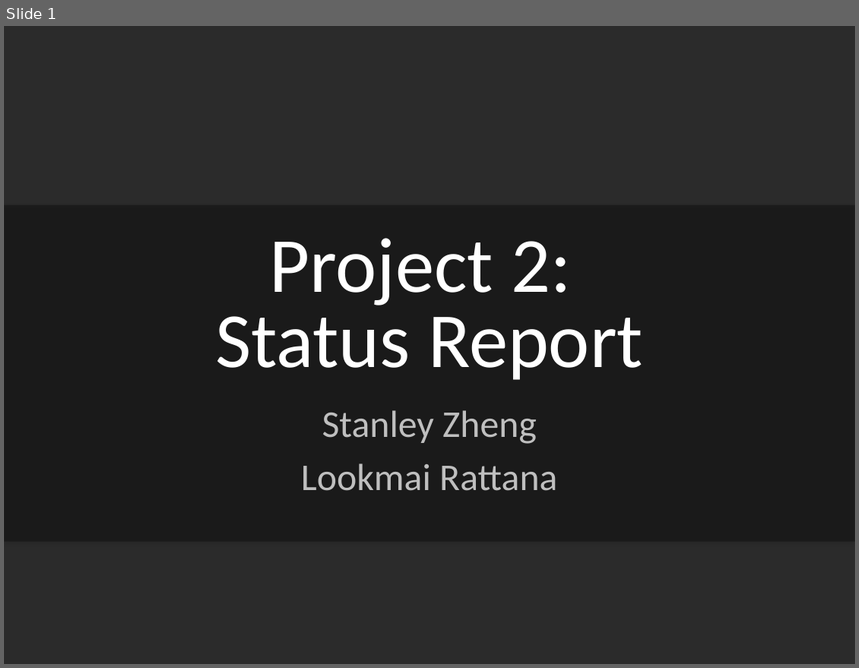
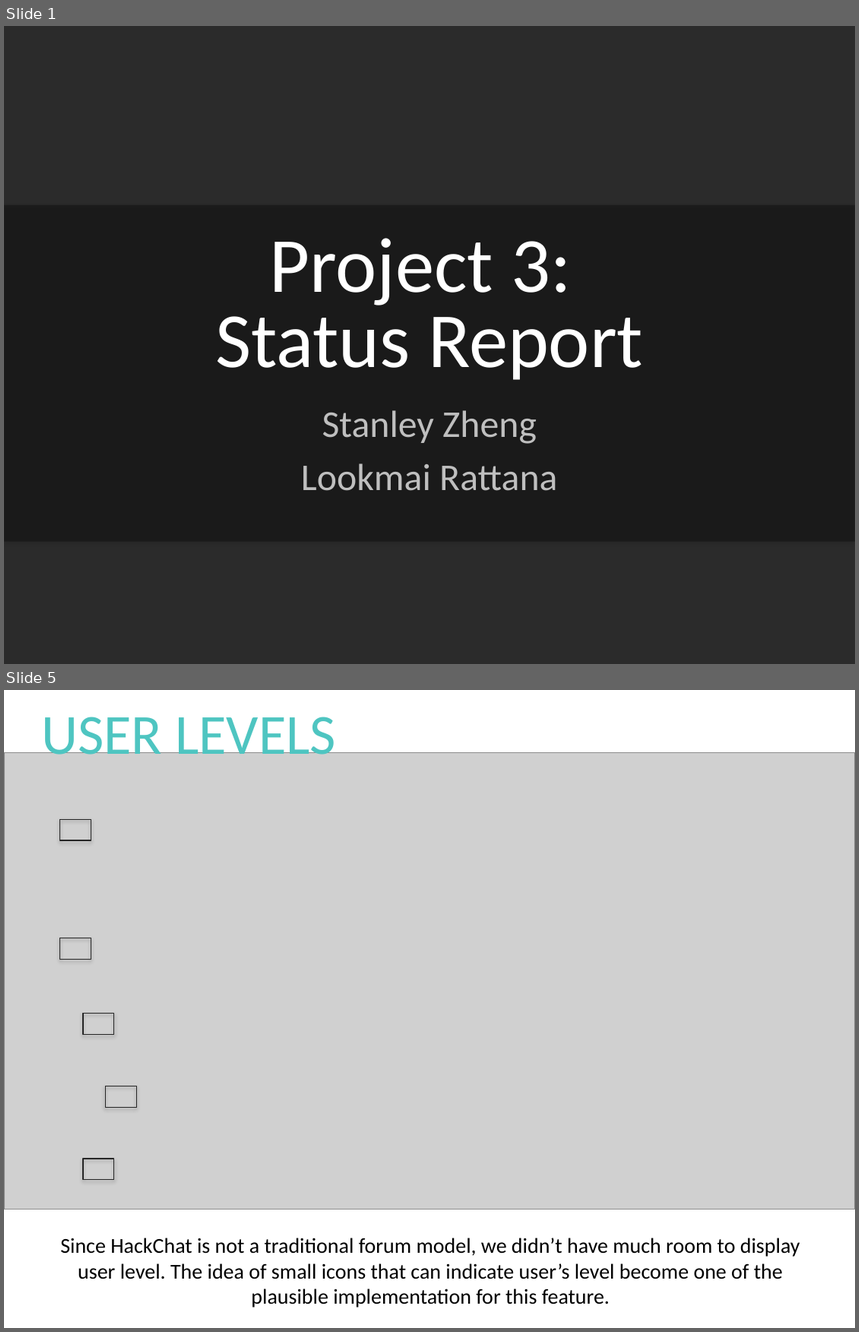
Before and after one commit to 0111001101111010/CS418-S14, a slide deck: cs418presentation2.pptx. Shown one above the other, each under a label of ours: slide 1 before the commit, slides 1 and 5 after it; the slides between them are not shown. The pictures are 859x668 and 859x1332 pixels, drawn with LibreOffice and Linux fonts; fonts in the diff are those of the drawing; grey boxes stand for pictures; background and template pictures are left out; a plain dark background stands for a picture behind light text. Boxes give left, top, right and bottom in pixels: in the first picture for what was removed or moved away, otherwise in the second. Text is boxed around its words. In the diff, an @@ line names an element or a change of style, - is before the commit and + after.

Commit message:
proj3 status report stuff

```diff
--- a/cs418presentation2.pptx
+++ b/cs418presentation2.pptx
@@ slide 5 added at <box>4,690,855,1328</box>, background #FFFFFF @@
@@ text added at <box>41,717,336,768</box>, 48 pt, text #4EC5C1 @@
+USER LEVELS
@@ picture added at <box>4,752,855,1209</box> @@
@@ rectangle added at <box>60,819,91,840</box>, outline #262626 0.75 pt @@
@@ rectangle added at <box>60,939,91,960</box>, outline #262626 0.75 pt @@
@@ rectangle added at <box>83,1014,115,1035</box>, outline #262626 0.75 pt @@
@@ rectangle added at <box>105,1086,137,1107</box>, outline #262626 0.75 pt @@
@@ rectangle added at <box>83,1159,115,1180</box>, outline #262626 0.75 pt @@
@@ text added at <box>60,1238,800,1308</box>, 18 pt, text #000000 @@
+Since HackChat is not a traditional forum model, we didn’t have much room to display user level. The idea of small icons that can indicate user’s level become one of the plausible implementation for this feature.
@@ slide 1 changed as well @@
@@ title at <box>215,238,643,380</box>: text changed @@
-Project 2:
-Status Report
+Project 3:
+Status Report
```
Also in this commit, not shown: 5 other slides added, 6 slides removed, 4 other files.
